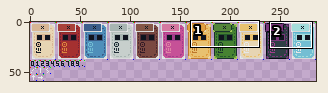
Edited in one commit: sprite sheet (UI_Assets/card_sheet.png). Above, an overview of the earlier version with the close-up marked.
Close-up. Old version:
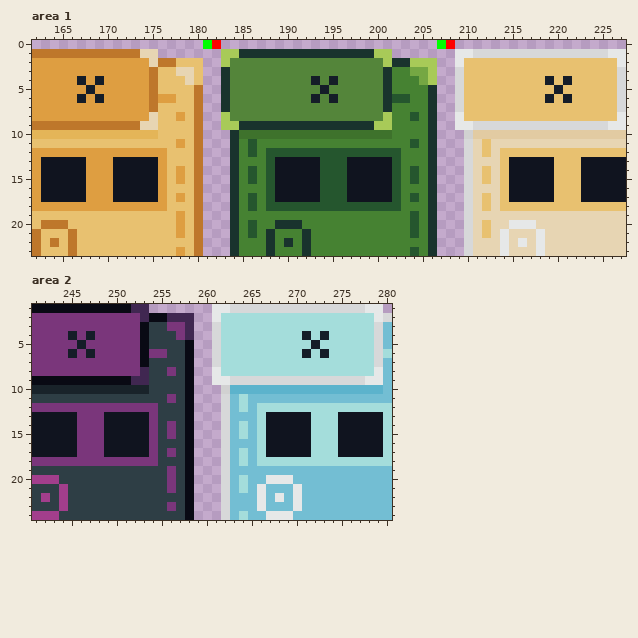
The file is 286x59 pixels. Colours within 5 levels of each other are drawn and written as one. Shown: area 1: x 162..227, y 0..23; area 2: x 241..280, y 1..24. The commit also changed other parts of the picture, which this record leaves out.
After:
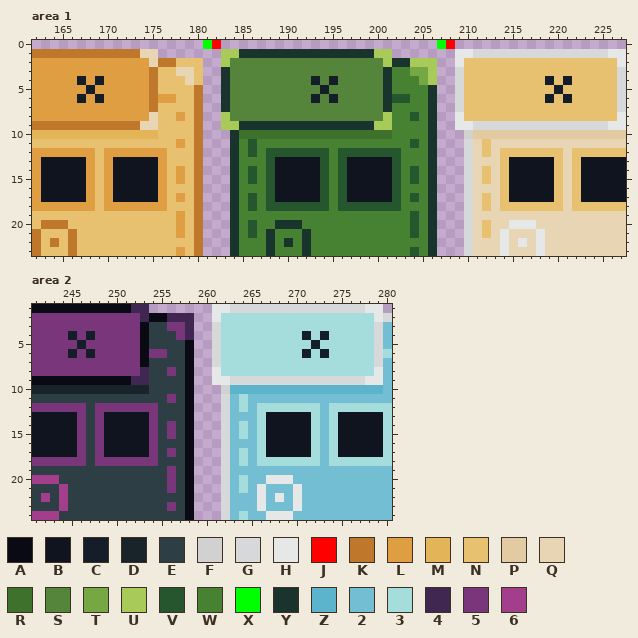
Palette (. is transparent): A #090a14  B #10141f  C #151d28  D #19232a  E #2e3e45  F #d1d1d1  G #d7d8d9  H #e6e8e8  J #ff0000  K #be772b  L #de9e41  M #e4b558  N #e8c170  P #e2cba2  Q #e7d5b3  R #3e722c  S #54853a  T #75a743  U #a8ca58  V #25562e  W #468232  X #00ff00  Y #19332d  Z #5cb3cc  2 #73bed3  3 #a4dddb  4 #402751  5 #7a367b  6 #a23e8c
From old to new:
{"where": "area 1"}
{"y":12,"x":169,"old":"L","new":"N"}
{"y":12,"x":195,"old":"V","new":"W"}
{"y":12,"x":221,"old":"N","new":"Q"}
{"y":13,"x":169,"old":"L","new":"N"}
{"y":13,"x":195,"old":"V","new":"W"}
{"y":13,"x":221,"old":"N","new":"Q"}
{"y":14,"x":169,"old":"L","new":"N"}
{"y":14,"x":195,"old":"V","new":"W"}
{"y":14,"x":221,"old":"N","new":"Q"}
{"y":15,"x":169,"old":"L","new":"N"}
{"y":15,"x":195,"old":"V","new":"W"}
{"y":15,"x":221,"old":"N","new":"Q"}
{"y":16,"x":169,"old":"L","new":"N"}
{"y":16,"x":195,"old":"V","new":"W"}
{"y":16,"x":221,"old":"N","new":"Q"}
{"y":17,"x":169,"old":"L","new":"N"}
{"y":17,"x":195,"old":"V","new":"W"}
{"y":17,"x":221,"old":"N","new":"Q"}
{"y":18,"x":169,"old":"L","new":"N"}
{"y":18,"x":195,"old":"V","new":"W"}
{"y":18,"x":221,"old":"N","new":"Q"}
{"where": "area 2"}
{"y":12,"x":247,"old":"5","new":"E"}
{"y":12,"x":273,"old":"3","new":"2"}
{"y":13,"x":247,"old":"5","new":"E"}
{"y":13,"x":273,"old":"3","new":"2"}
{"y":14,"x":247,"old":"5","new":"E"}
{"y":14,"x":273,"old":"3","new":"2"}
{"y":15,"x":247,"old":"5","new":"E"}
{"y":15,"x":273,"old":"3","new":"2"}
{"y":16,"x":247,"old":"5","new":"E"}
{"y":16,"x":273,"old":"3","new":"2"}
{"y":17,"x":247,"old":"5","new":"E"}
{"y":17,"x":273,"old":"3","new":"2"}
{"y":18,"x":247,"old":"5","new":"E"}
{"y":18,"x":273,"old":"3","new":"2"}
